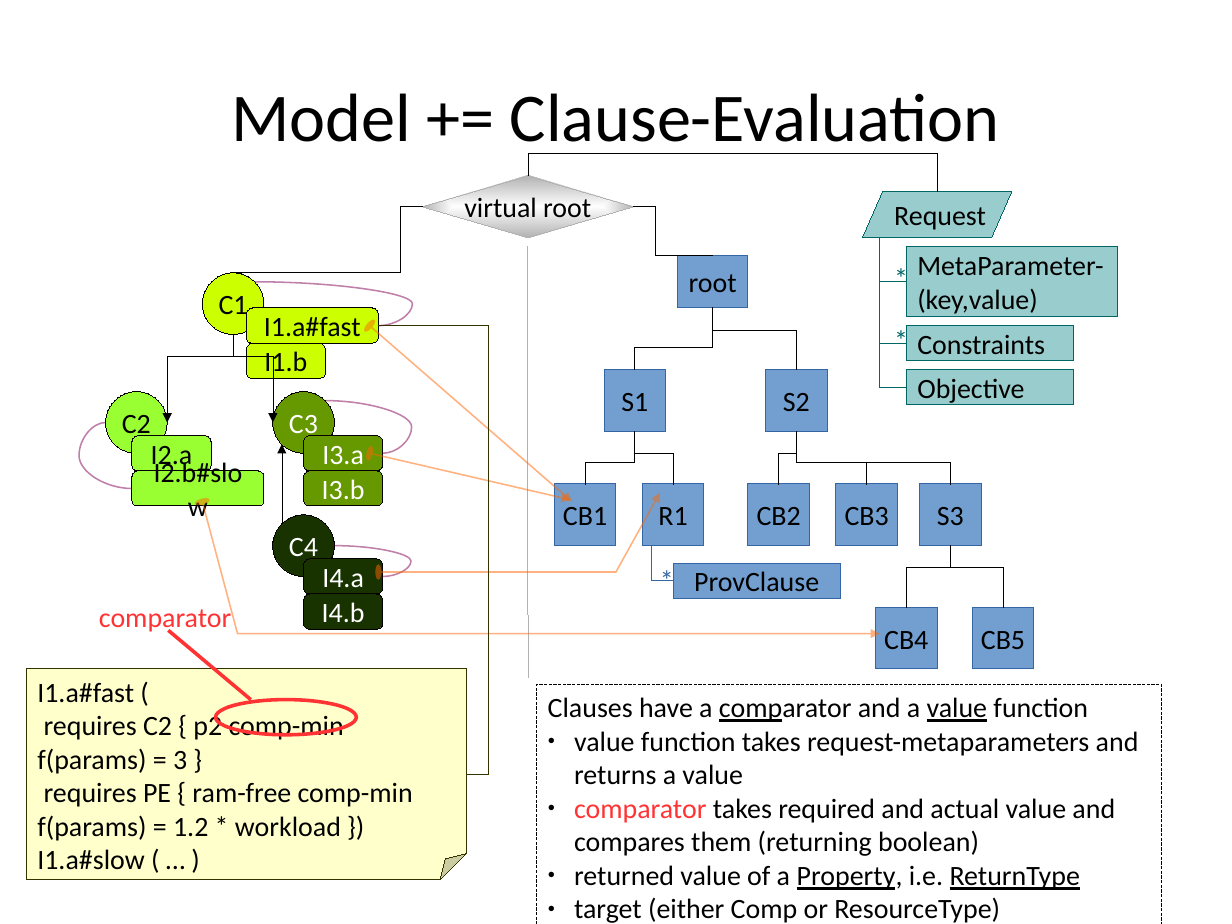
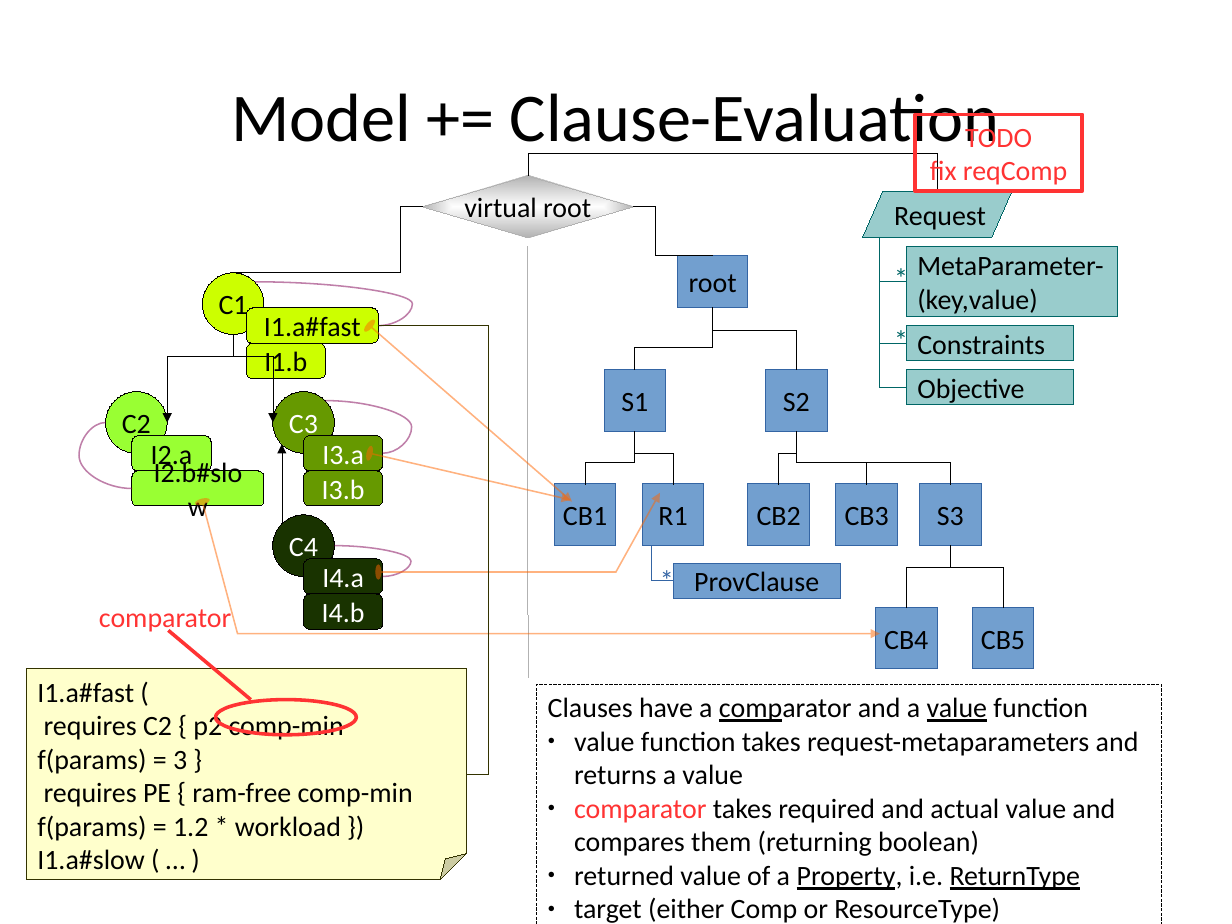
Before and after one commit to rene-schoene/racr-mquat, a slide deck: slide 9 of doc/the-model.odp. Drawn at 1232x924 pixels with LibreOffice and Linux fonts; fonts in the diff are those of the drawing. Boxes give left, top, right and bottom in pixels: in the first picture for what was removed or moved away, otherwise in the second. Text is boxed around its words. In the diff, an @@ line names an element or a change of style, - is before the commit and + after.

Commit message:
wip: reqComp still to be updated. added agg in Property.

```diff
--- a/doc/the-model.odp
+++ b/doc/the-model.odp
@@ rectangle added at [916,114,1083,191], outline #FF3333 2.3 pt, 18 pt, text #FF3333 @@
+TODO
+fix reqComp
```
Also in this commit, not shown: 10 other slides changed, 1 other file.
